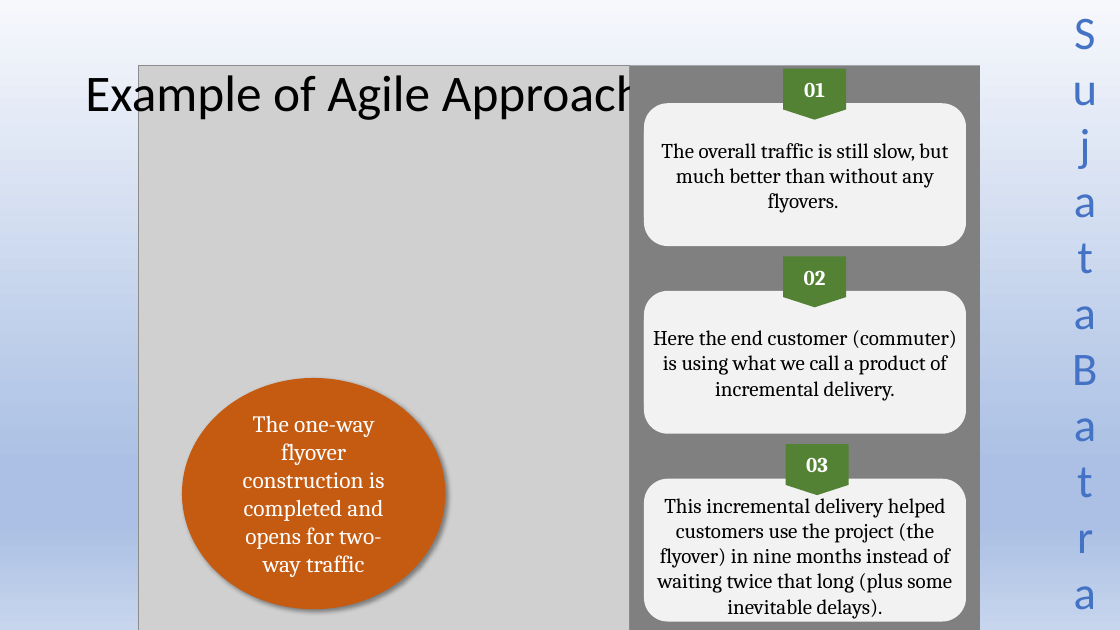
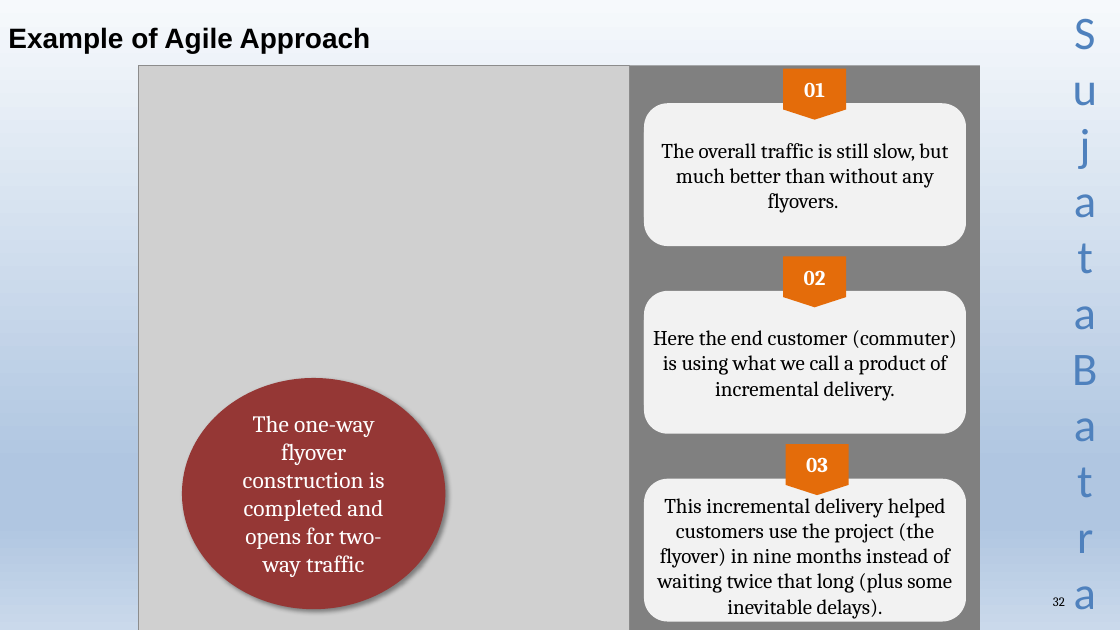
Before and after one commit to Sujatabatra/SapientNov2021QABatch, a slide deck: slide 32 of QA/QA Study Material.pptx. Drawn at 1120x630 pixels with LibreOffice and Linux fonts; fonts in the diff are those of the drawing; grey boxes stand for pictures. Boxes give left, top, right and bottom in pixels: in the first picture for what was removed or moved away, otherwise in the second. Text is boxed around its words. In the diff, an @@ line names an element or a change of style, - is before the commit and + after.

```diff
--- a/QA/QA Study Material.pptx
+++ b/QA/QA Study Material.pptx
@@ background gradient #F6F8FC to #ABC0E4 to #C7D5ED to gradient #F6F9FC to #B0C6E1 to #CAD9EB @@
@@ title "Example of Agile Approach": place and size @@
-title "Example of Agile Approach" at [85, 68, 643, 123]
+title "Example of Agile Approach" at [8, 27, 371, 53]
@@ title "Example of Agile Approach" at [8, 27, 371, 53]: size 44 to 24 pt, font Calibri to Arial, bold on; line spacing 0.9 to 1 @@
@@ text "Sujata Batra" at [1062, 0, 1109, 629]: text colour #4472C4 to #4F81BD @@
@@ ellipse "The one-way flyover construction is ..." at [182, 378, 446, 609]: fill #C55A11 to #953735 @@
@@ fill #548235 to #E46C0A in 3 elements at [783, 69, 846, 120], [783, 256, 846, 308], [786, 444, 849, 496] @@
@@ page number added at [1053, 597, 1065, 606], 11 pt, text #000000 @@
+32
```
Also in this commit, not shown: 102 other slides changed, 20 slides added.
